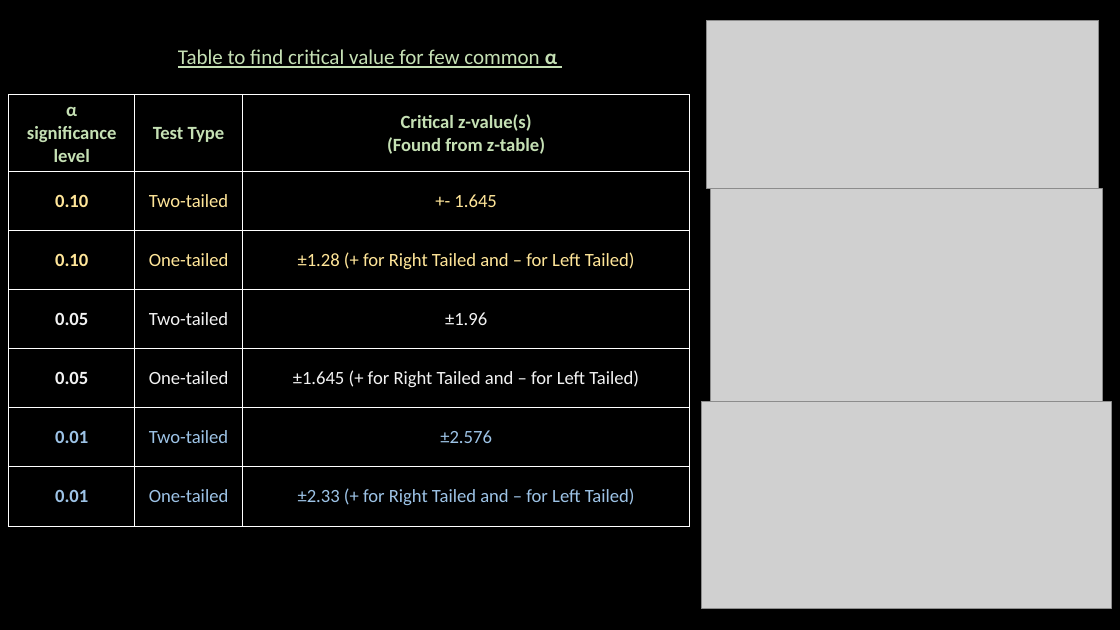
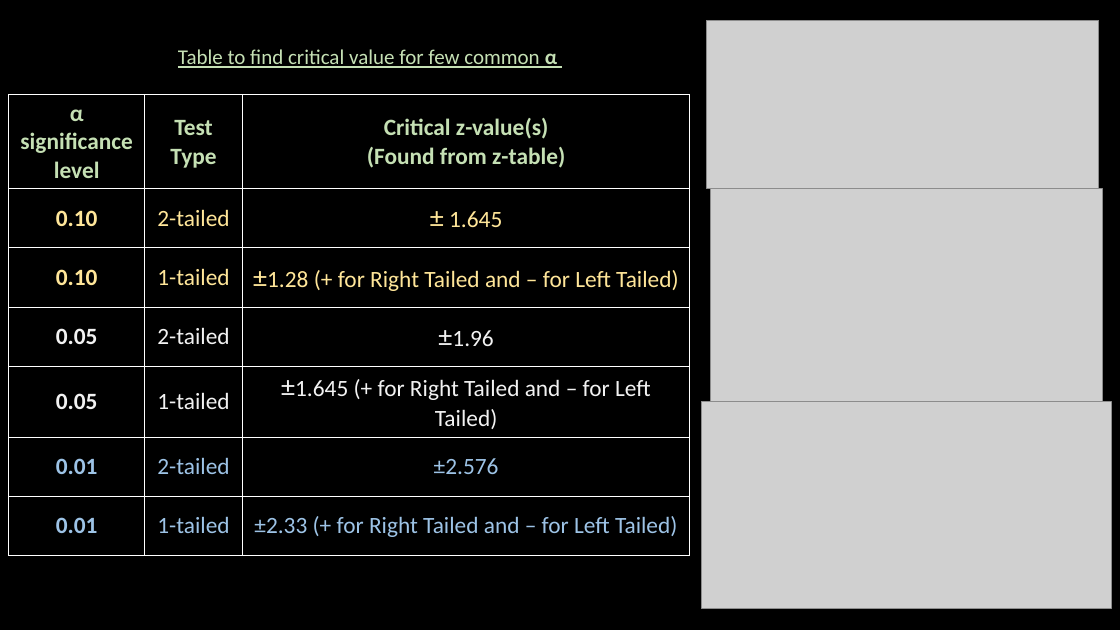
Before and after one commit to ash322ash422/youtube, a slide deck: slide 15 of probability_and_statistics/5_inference/Hypothesis-Testing1_z-test.pptx (slide 11 before the commit). Drawn at 1120x630 pixels with LibreOffice and Linux fonts; fonts in the diff are those of the drawing; grey boxes stand for pictures. Boxes give left, top, right and bottom in pixels: in the first picture for what was removed or moved away, otherwise in the second. Text is boxed around its words. In the diff, an @@ line names an element or a change of style, - is before the commit and + after.

```diff
--- a/probability_and_statistics/5_inference/Hypothesis-Testing1_z-test.pptx
+++ b/probability_and_statistics/5_inference/Hypothesis-Testing1_z-test.pptx
@@ table at [9, 95, 690, 553] @@
-row 2, column 2: Two-tailed
+row 2, column 2: 2-tailed
-row 2, column 3: +- 1.645
+row 2, column 3: ± 1.645
-row 3, column 2: One-tailed
+row 3, column 2: 1-tailed
-row 4, column 2: Two-tailed
+row 4, column 2: 2-tailed
-row 5, column 2: One-tailed
+row 5, column 2: 1-tailed
-row 6, column 2: Two-tailed
+row 6, column 2: 2-tailed
-row 7, column 2: One-tailed
+row 7, column 2: 1-tailed
@@ size 16 to 20 pt in "α", "significance level", "Test Type", "Critical z-value(s)" and 12 more places @@
@@ size 16 to 24 pt in "±1.28", "±1.96", "±1.645" @@
```
Also in this commit, not shown: 12 other slides changed, 10 slides added, 1 slide removed, 7 other files.
